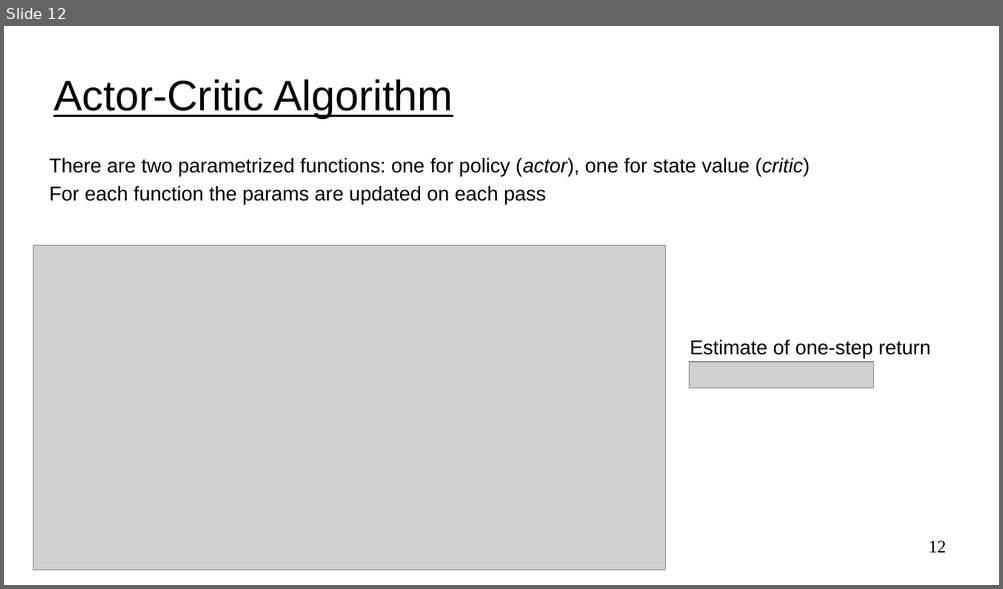
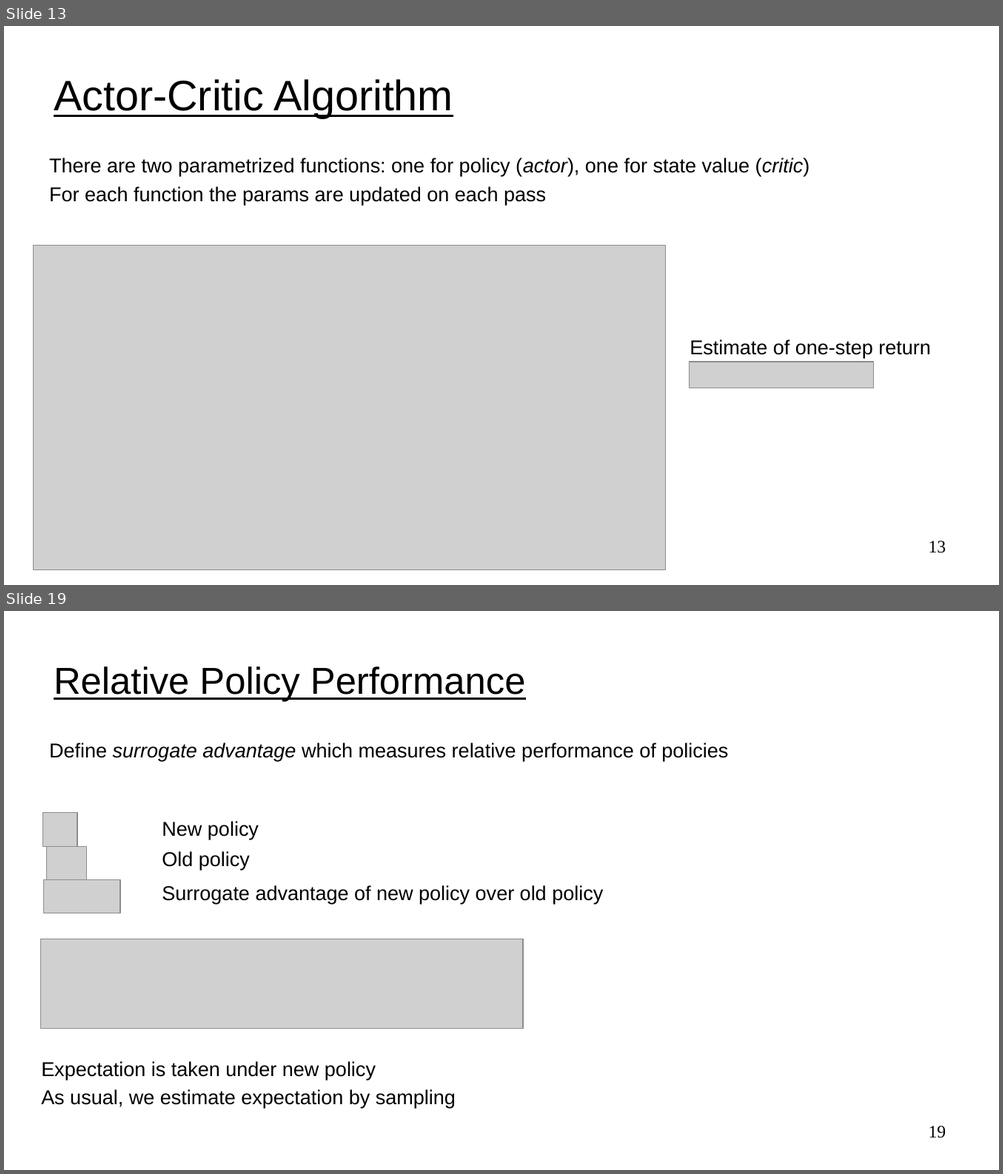
Before and after one commit to UVADS/reinforcement_learning, a slide deck: 08_policy_gradients_extensions/policy_gradients_extensions.ppt. Shown one above the other, each under a label of ours: slide 12 before the commit, slides 13 and 19 after it; the slides between them are not shown. The pictures are 1003x589 and 1003x1174 pixels, drawn with LibreOffice and Linux fonts; fonts in the diff are those of the drawing; grey boxes stand for pictures. Boxes give left, top, right and bottom in pixels: in the first picture for what was removed or moved away, otherwise in the second. Text is boxed around its words. In the diff, an @@ line names an element or a change of style, - is before the commit and + after.

```diff
--- a/08_policy_gradients_extensions/policy_gradients_extensions.ppt
+++ b/08_policy_gradients_extensions/policy_gradients_extensions.ppt
@@ slide 19 added at (4, 611, 999, 1170), background #FFFFFF @@
@@ title added at (54, 667, 526, 702), 30 pt, text #000000, underline @@
+Relative Policy Performance
@@ text added at (49, 743, 728, 761), 16 pt, text #000000 @@
+Define surrogate advantage which measures relative performance of policies
@@ picture added at (42, 812, 77, 846) @@
@@ text added at (162, 821, 259, 840), 16 pt, text #000000 @@
+New policy
@@ picture added at (46, 846, 87, 881) @@
@@ text added at (162, 851, 250, 870), 16 pt, text #000000 @@
+Old policy
@@ picture added at (44, 880, 120, 914) @@
@@ text added at (162, 886, 603, 904), 16 pt, text #000000 @@
+Surrogate advantage of new policy over old policy
@@ picture added at (41, 940, 523, 1029) @@
@@ text added at (41, 1062, 455, 1108), 16 pt, text #000000 @@
+Expectation is taken under new policy
+As usual, we estimate expectation by sampling
@@ page number added at (928, 1126, 946, 1139), 14 pt, text #000000 @@
+19
@@ what was slide 12 is now slide 13 @@
@@ page number at (928, 541, 946, 554): text changed @@
-12
+13
```
Also in this commit, not shown: 2 slides changed, 16 other slides added, 3 other files.
